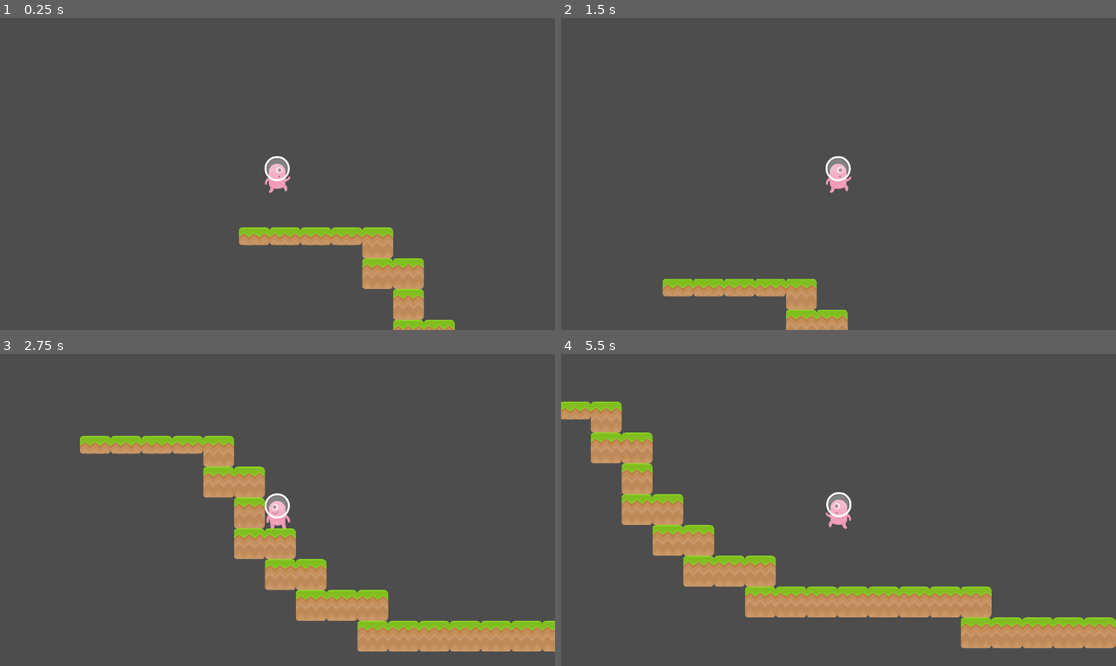
Above: before the commit, frames 1-4 (two rows, left to right).
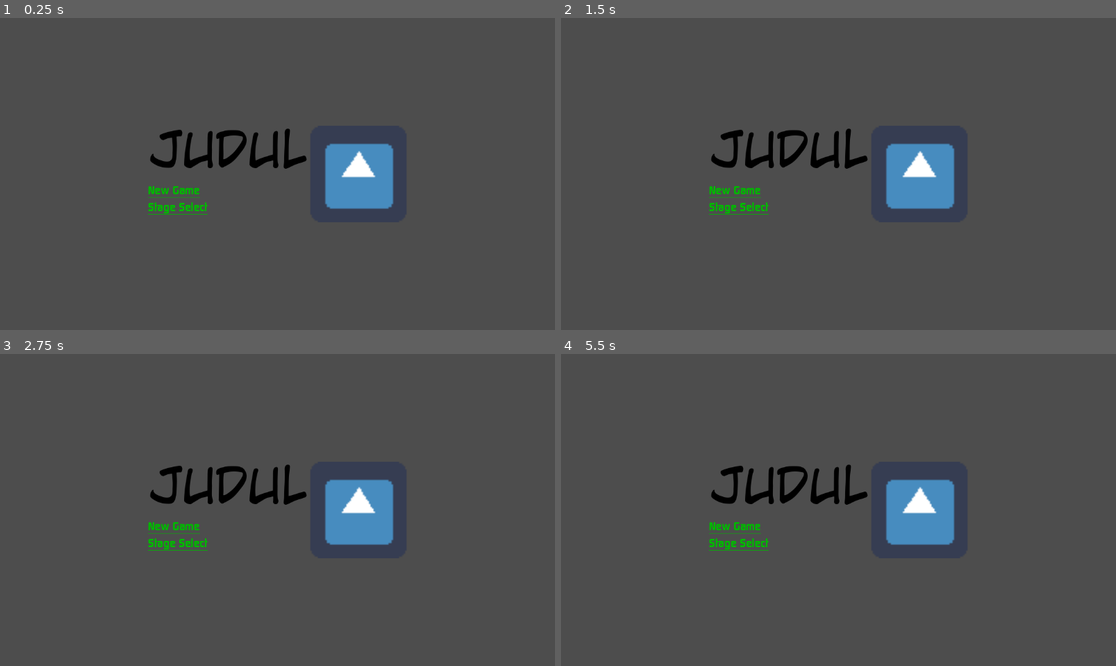
Above: after the commit, the same moments.

Repository: fikririsyad/tutorial-6-gamedev
Game: Godot game, scene res://scenes/mainmenu.tscn
Two runs of this game, one before a commit and one after it. Both use one fixed random seed, a clock stepped at 60 frames per second and the inputs below. Before the commit the project starts from res://scenes/Level 1.tscn. The engine's default icon, where the game draws it, is replaced by a stand-in: a white triangle on a blue panel in a dark square.
Inputs:
- Up to frame 1 (0.25 s): no input
- Up to frame 2 (1.5 s): hold Right (right) from 0.53 s (still down); tap Space (jump) at 0.77 s
- Up to frame 3 (2.75 s): tap Space (jump) at 1.52 s; release Right (right) at 2.03 s; hold Left (left) from 2.03 s (still down)
- Up to frame 4 (5.5 s): tap Enter at 2.75 s; release Left (left) at 2.78 s; hold Right (right) 2.78-4.28 s; tap Space (jump) at 3.02, 3.77, 4.52 s; hold Left (left) 4.28-5.03 s; hold Right (right) from 5.03 s (still down)

The runs differ from the first frame. In frame 1, 8.4% of the frame differs, in the area x 26-82%, y 35-100%; in frame 2, 7.1%; in frame 3, 15%; in frame 4, 18%, in the area x 0-100%, y 15-95%.

Commit message:
Finish tutorial 6

Diff:
--- a/project.godot
+++ b/project.godot
@@ -11,9 +11,13 @@
 [application]
 
 config/name="tutorial-6"
-run/main_scene="res://scenes/Level 1.tscn"
+run/main_scene="res://scenes/MainMenu.tscn"
 config/features=PackedStringArray("4.3")
 config/icon="res://icon.png"
+
+[autoload]
+
+Global="*res://scripts/Global.gd"
 
 [input]
 
--- /dev/null
+++ b/scenes/Game Over.tscn
@@ -0,0 +1,48 @@
+[gd_scene load_steps=3 format=3 uid="uid://dkap2mqbu0ps0"]
+
+[ext_resource type="FontFile" uid="uid://ccq42wgg5nl5n" path="res://assets/Fonts/Raw/MPlantin.ttf" id="1_imnb3"]
+[ext_resource type="Script" path="res://scripts/ChangeScene.gd" id="2_1fto2"]
+
+[node name="GameOver" type="ColorRect"]
+anchors_preset = 15
+anchor_right = 1.0
+anchor_bottom = 1.0
+grow_horizontal = 2
+grow_vertical = 2
+color = Color(0.55, 0, 0, 1)
+
+[node name="VBoxContainer" type="VBoxContainer" parent="."]
+layout_mode = 1
+anchors_preset = 8
+anchor_left = 0.5
+anchor_top = 0.5
+anchor_right = 0.5
+anchor_bottom = 0.5
+offset_left = -309.0
+offset_top = -67.0
+offset_right = 309.0
+offset_bottom = 67.0
+grow_horizontal = 2
+grow_vertical = 2
+theme_override_constants/separation = 20
+
+[node name="Label" type="Label" parent="VBoxContainer"]
+layout_mode = 2
+size_flags_horizontal = 4
+size_flags_vertical = 1
+theme_override_fonts/font = ExtResource("1_imnb3")
+theme_override_font_sizes/font_size = 96
+text = "GAME OVER"
+
+[node name="LinkButton" type="LinkButton" parent="VBoxContainer"]
+layout_mode = 2
+size_flags_horizontal = 4
+size_flags_vertical = 4
+theme_override_constants/underline_spacing = 10
+theme_override_fonts/font = ExtResource("1_imnb3")
+theme_override_font_sizes/font_size = 32
+text = "Back to main menu"
+script = ExtResource("2_1fto2")
+scene_to_load = "MainMenu"
+
+[connection signal="pressed" from="VBoxContainer/LinkButton" to="VBoxContainer/LinkButton" method="_on_pressed"]
--- a/scenes/Level 1.tscn
+++ b/scenes/Level 1.tscn
@@ -1,9 +1,10 @@
-[gd_scene load_steps=5 format=4 uid="uid://damkuqx1xbloy"]
+[gd_scene load_steps=6 format=4 uid="uid://damkuqx1xbloy"]
 
 [ext_resource type="PackedScene" path="res://scenes/Player.tscn" id="1"]
 [ext_resource type="PackedScene" uid="uid://bls6pqt8flug3" path="res://scenes/tile_map.tscn" id="2_ixamt"]
 [ext_resource type="Texture2D" uid="uid://tpq0ge2lruix" path="res://assets/Familiar Looking Rocket.png" id="3"]
 [ext_resource type="PackedScene" uid="uid://bul5fybv2rytg" path="res://scenes/Area Trigger.tscn" id="4_enfm1"]
+[ext_resource type="PackedScene" uid="uid://bi5p7oo2kwxi3" path="res://scenes/Life Counter.tscn" id="5_emu6q"]
 
 [node name="Level 1" type="Node2D"]
 
@@ -25,3 +26,7 @@
 [node name="win_trigger" parent="." instance=ExtResource("4_enfm1")]
 position = Vector2(1743, 394)
 sceneName = "Level 2"
+
+[node name="CanvasLayer" type="CanvasLayer" parent="."]
+
+[node name="LifeCounter" parent="CanvasLayer" instance=ExtResource("5_emu6q")]
--- a/scenes/Level 2.tscn
+++ b/scenes/Level 2.tscn
@@ -1,9 +1,10 @@
-[gd_scene load_steps=5 format=4 uid="uid://djhjj82du0q1c"]
+[gd_scene load_steps=6 format=4 uid="uid://djhjj82du0q1c"]
 
 [ext_resource type="PackedScene" path="res://scenes/Player.tscn" id="1"]
 [ext_resource type="Texture2D" uid="uid://tpq0ge2lruix" path="res://assets/Familiar Looking Rocket.png" id="3"]
 [ext_resource type="PackedScene" uid="uid://bls6pqt8flug3" path="res://scenes/tile_map.tscn" id="3_ucxpt"]
 [ext_resource type="PackedScene" uid="uid://bul5fybv2rytg" path="res://scenes/Area Trigger.tscn" id="4_l54f5"]
+[ext_resource type="PackedScene" uid="uid://bi5p7oo2kwxi3" path="res://scenes/Life Counter.tscn" id="5_hych1"]
 
 [node name="Level 2" type="Node2D"]
 
@@ -25,3 +26,7 @@
 position = Vector2(420, 2439)
 scale = Vector2(10.56, 1)
 sceneName = "Level 2"
+
+[node name="CanvasLayer" type="CanvasLayer" parent="."]
+
+[node name="LifeCounter" parent="CanvasLayer" instance=ExtResource("5_hych1")]
--- /dev/null
+++ b/scenes/Life Counter.tscn
@@ -0,0 +1,12 @@
+[gd_scene load_steps=3 format=3 uid="uid://bi5p7oo2kwxi3"]
+
+[ext_resource type="Script" path="res://scripts/Lives.gd" id="1_dh6m0"]
+[ext_resource type="FontFile" uid="uid://g0e4g4332ft0" path="res://assets/Fonts/Raw/CC Wild Words Roman.ttf" id="1_y7vuq"]
+
+[node name="LifeCounter" type="MarginContainer"]
+
+[node name="Label" type="Label" parent="."]
+layout_mode = 2
+theme_override_fonts/font = ExtResource("1_y7vuq")
+theme_override_font_sizes/font_size = 24
+script = ExtResource("1_dh6m0")
--- a/scenes/mainmenu.tscn
+++ b/scenes/mainmenu.tscn
@@ -1,8 +1,10 @@
-[gd_scene load_steps=4 format=3 uid="uid://c2xfnv5r1cyvf"]
+[gd_scene load_steps=6 format=3 uid="uid://c2xfnv5r1cyvf"]
 
-[ext_resource type="FontFile" uid="uid://g0e4g4332ft0" path="res://assets/Fonts/Raw/CC Wild Words Roman.ttf" id="1_jn7ku"]
-[ext_resource type="FontFile" uid="uid://cth60gqdxo73p" path="res://assets/Fonts/Raw/continuum bold.ttf" id="2_i3lcq"]
-[ext_resource type="Texture2D" uid="uid://26wqrar1o8aw" path="res://icon.png" id="3_r3mlb"]
+[ext_resource type="FontFile" uid="uid://g0e4g4332ft0" path="res://assets/Fonts/Raw/CC Wild Words Roman.ttf" id="1_45d1m"]
+[ext_resource type="FontFile" uid="uid://cth60gqdxo73p" path="res://assets/Fonts/Raw/continuum bold.ttf" id="2_l8pgw"]
+[ext_resource type="Script" path="res://scripts/ChangeScene.gd" id="3_h22xm"]
+[ext_resource type="Texture2D" uid="uid://26wqrar1o8aw" path="res://icon.png" id="4_clcwp"]
+[ext_resource type="Script" path="res://scripts/ToggleStageSelect.gd" id="5_tel3x"]
 
 [node name="MarginContainer" type="MarginContainer"]
 anchors_preset = 15
@@ -15,41 +17,89 @@
 layout_mode = 2
 alignment = 1
 
-[node name="VBoxContainer" type="VBoxContainer" parent="HBoxContainer"]
+[node name="MarginContainer" type="MarginContainer" parent="HBoxContainer"]
+layout_mode = 2
+size_flags_vertical = 0
+theme_override_constants/margin_top = 230
+
+[node name="VBoxContainer" type="VBoxContainer" parent="HBoxContainer/MarginContainer"]
 layout_mode = 2
 theme_override_constants/separation = 30
 alignment = 1
 
-[node name="Label" type="Label" parent="HBoxContainer/VBoxContainer"]
+[node name="Label" type="Label" parent="HBoxContainer/MarginContainer/VBoxContainer"]
 layout_mode = 2
 theme_override_colors/font_color = Color(0, 0, 0, 1)
-theme_override_fonts/font = ExtResource("1_jn7ku")
+theme_override_fonts/font = ExtResource("1_45d1m")
 theme_override_font_sizes/font_size = 100
 text = "JUDUL"
 
-[node name="VBoxContainer" type="VBoxContainer" parent="HBoxContainer/VBoxContainer"]
+[node name="MainMenuButtons" type="VBoxContainer" parent="HBoxContainer/MarginContainer/VBoxContainer"]
 layout_mode = 2
 theme_override_constants/separation = 10
 
-[node name="LinkButton" type="LinkButton" parent="HBoxContainer/VBoxContainer/VBoxContainer"]
+[node name="NewGameButton" type="LinkButton" parent="HBoxContainer/MarginContainer/VBoxContainer/MainMenuButtons"]
 layout_mode = 2
 theme_override_colors/font_color = Color(0, 0.729412, 0, 1)
 theme_override_colors/font_hover_color = Color(0.192472, 0.603573, 0.576459, 1)
-theme_override_fonts/font = ExtResource("2_i3lcq")
+theme_override_fonts/font = ExtResource("2_l8pgw")
 theme_override_font_sizes/font_size = 24
-text = "New Button"
+text = "New Game"
+script = ExtResource("3_h22xm")
+scene_to_load = "Level 1"
 
-[node name="LinkButton2" type="LinkButton" parent="HBoxContainer/VBoxContainer/VBoxContainer"]
+[node name="StageSelectButton" type="LinkButton" parent="HBoxContainer/MarginContainer/VBoxContainer/MainMenuButtons"]
 layout_mode = 2
 theme_override_colors/font_color = Color(0, 0.729412, 0, 1)
 theme_override_colors/font_hover_color = Color(0.192472, 0.603573, 0.576459, 1)
-theme_override_fonts/font = ExtResource("2_i3lcq")
+theme_override_fonts/font = ExtResource("2_l8pgw")
 theme_override_font_sizes/font_size = 24
 text = "Stage Select"
+script = ExtResource("5_tel3x")
+
+[node name="StageSelectButtons" type="VBoxContainer" parent="HBoxContainer/MarginContainer/VBoxContainer"]
+visible = false
+layout_mode = 2
+theme_override_constants/separation = 10
+
+[node name="Level1Button" type="LinkButton" parent="HBoxContainer/MarginContainer/VBoxContainer/StageSelectButtons"]
+layout_mode = 2
+theme_override_colors/font_color = Color(0, 0.729412, 0, 1)
+theme_override_colors/font_hover_color = Color(0.192472, 0.603573, 0.576459, 1)
+theme_override_fonts/font = ExtResource("2_l8pgw")
+theme_override_font_sizes/font_size = 24
+text = "Level 1"
+script = ExtResource("3_h22xm")
+scene_to_load = "Level 1"
+
+[node name="Level2Button" type="LinkButton" parent="HBoxContainer/MarginContainer/VBoxContainer/StageSelectButtons"]
+layout_mode = 2
+theme_override_colors/font_color = Color(0, 0.729412, 0, 1)
+theme_override_colors/font_hover_color = Color(0.192472, 0.603573, 0.576459, 1)
+theme_override_fonts/font = ExtResource("2_l8pgw")
+theme_override_font_sizes/font_size = 24
+text = "Level 2"
+script = ExtResource("3_h22xm")
+scene_to_load = "Level 2"
+
+[node name="BackToMenuButton" type="LinkButton" parent="HBoxContainer/MarginContainer/VBoxContainer/StageSelectButtons"]
+layout_mode = 2
+theme_override_colors/font_color = Color(0, 0.729412, 0, 1)
+theme_override_colors/font_hover_color = Color(0.192472, 0.603573, 0.576459, 1)
+theme_override_fonts/font = ExtResource("2_l8pgw")
+theme_override_font_sizes/font_size = 24
+text = "Back"
+script = ExtResource("5_tel3x")
 
 [node name="TextureRect" type="TextureRect" parent="HBoxContainer"]
 custom_minimum_size = Vector2(200, 200)
 layout_mode = 2
 size_flags_horizontal = 4
-texture = ExtResource("3_r3mlb")
+texture = ExtResource("4_clcwp")
 stretch_mode = 5
+
+[connection signal="pressed" from="HBoxContainer/MarginContainer/VBoxContainer/MainMenuButtons/NewGameButton" to="HBoxContainer/MarginContainer/VBoxContainer/MainMenuButtons/NewGameButton" method="_on_pressed"]
+[connection signal="pressed" from="HBoxContainer/MarginContainer/VBoxContainer/MainMenuButtons/StageSelectButton" to="HBoxContainer/MarginContainer/VBoxContainer/MainMenuButtons/StageSelectButton" method="_on_pressed"]
+[connection signal="pressed" from="HBoxContainer/MarginContainer/VBoxContainer/StageSelectButtons/Level1Button" to="HBoxContainer/MarginContainer/VBoxContainer/StageSelectButtons/Level1Button" method="_on_pressed"]
+[connection signal="pressed" from="HBoxContainer/MarginContainer/VBoxContainer/StageSelectButtons/Level2Button" to="HBoxContainer/MarginContainer/VBoxContainer/StageSelectButtons/Level2Button" method="_on_pressed"]
+[connection signal="pressed" from="HBoxContainer/MarginContainer/VBoxContainer/StageSelectButtons/BackToMenuButton" to="HBoxContainer/MarginContainer/VBoxContainer/StageSelectButtons/BackToMenuButton" method="_on_pressed"]
--- a/scripts/Area2D.gd
+++ b/scripts/Area2D.gd
@@ -1,8 +1,16 @@
 extends Area2D
 
-@export var sceneName: String = "Level 1"
+@export var scene_name: String = "Level 1"
 
 
-func _on_Area_Trigger_body_entered(body):
-	if body.get_name() == "Player":
-		get_tree().call_deferred("change_scene_to_file",str("res://scenes/" + sceneName + ".tscn"))
+func _on_area_trigger_body_entered(body):
+	var current_scene = get_tree().current_scene.name if get_tree().current_scene else ""
+
+	if body.name == "Player":
+		if current_scene == sceneName:
+			Global.lives -= 1
+
+		if Global.lives == 0:
+			get_tree().call_deferred("change_scene_to_file", "res://scenes/Game Over.tscn")
+		else:
+			get_tree().call_deferred("change_scene_to_file", "res://scenes/" + sceneName + ".tscn")
--- /dev/null
+++ b/scripts/ChangeScene.gd
@@ -0,0 +1,11 @@
+extends LinkButton
+
+@export var scene_to_load: String
+
+var scenes = ["Level 1", "Level 2"]
+
+
+func _on_pressed() -> void:
+	if scene_to_load in scenes:
+		Global.lives = 3
+	get_tree().change_scene_to_file("res://scenes/" + scene_to_load + ".tscn")
--- /dev/null
+++ b/scripts/Global.gd
@@ -0,0 +1,3 @@
+extends Node
+
+var lives = 3
--- /dev/null
+++ b/scripts/Lives.gd
@@ -0,0 +1,5 @@
+extends Label
+
+
+func _process():
+	self.text = "Lives : " + str(Global.lives)
--- a/scripts/Player.gd
+++ b/scripts/Player.gd
@@ -1,10 +1,10 @@
 extends CharacterBody2D
 
+const UP = Vector2(0, -1)
+
 @export var speed: int = 400
-@export var GRAVITY: int = 1000
+@export var gravity: int = 1000
 @export var jump_speed: int = -600
-
-const UP = Vector2(0, -1)
 
 @onready var animator = self.get_node("Animator")
 @onready var sprite = self.get_node("Sprite2D")
@@ -21,7 +21,7 @@
 
 
 func _physics_process(delta):
-	velocity.y += delta * GRAVITY
+	velocity.y += delta * gravity
 	get_input()
 	set_velocity(velocity)
 	set_up_direction(UP)
@@ -29,7 +29,7 @@
 	velocity = velocity
 
 
-func _process(delta):
+func _process():
 	if velocity.y != 0:
 		animator.play("Jump")
 	elif velocity.x != 0:
--- /dev/null
+++ b/scripts/ToggleStageSelect.gd
@@ -0,0 +1,11 @@
+extends LinkButton
+
+@onready var vbox_container = get_parent().get_parent()
+
+
+func _on_pressed() -> void:
+	var new_game_buttons = vbox_container.get_node("MainMenuButtons")
+	new_game_buttons.visible = !new_game_buttons.visible
+
+	var stage_select_buttons = vbox_container.get_node("StageSelectButtons")
+	stage_select_buttons.visible = !stage_select_buttons.visible
Not shown, changed: requirements.txt
Not shown, added: README.md
